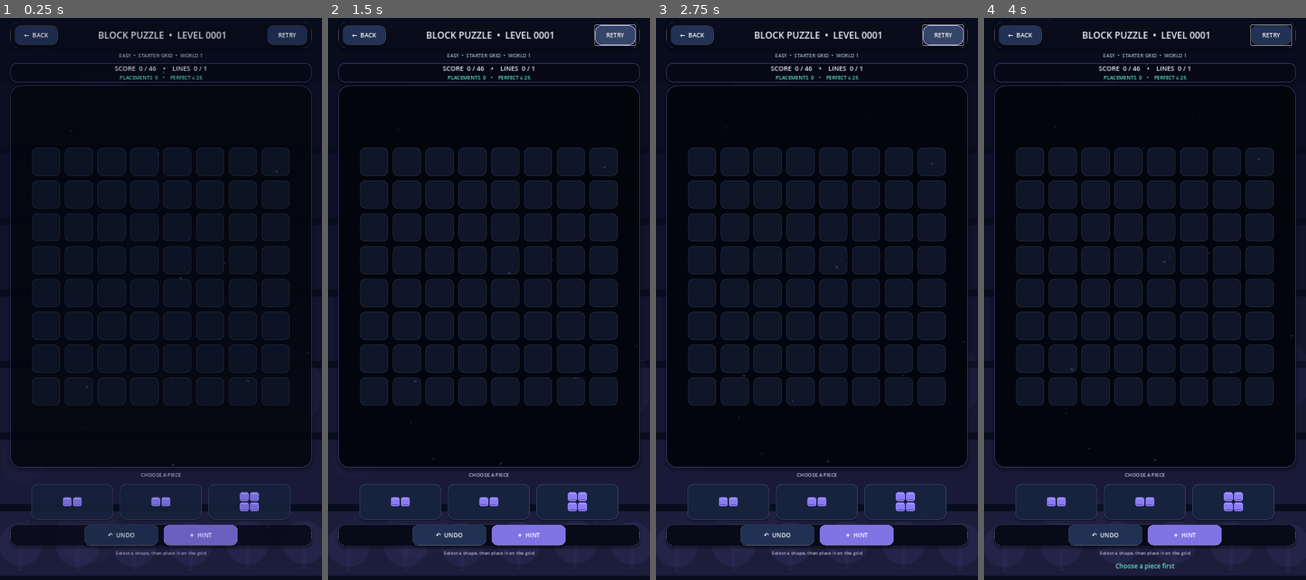
Above: before the commit, frames 1-4 (left to right).
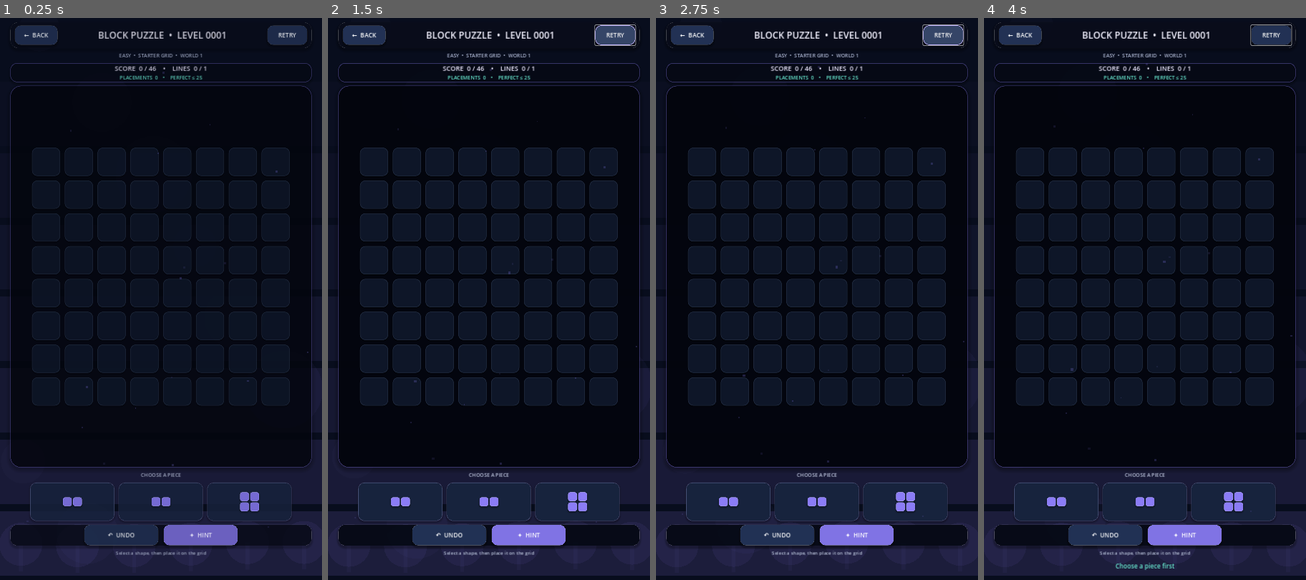
Above: after the commit, the same moments.

Repository: eghosa001/unjam
Game: Godot game, scene res://scenes/BlockPuzzle.tscn
The game is run twice, just before and just after one commit, with the same random seed, the same clock (stepped at 60 frames per second) and the same inputs. This scene is started directly instead of the project's main scene.
Inputs (mouse positions are in pixels of both pictures, inside the frame that each line leads up to):
- Up to frame 1 (0.25 s): no input
- Up to frame 2 (1.5 s): click "RETRY" at 0.5 s; click "RETRY" at 1.25 s
- Up to frame 3 (2.75 s): click "RETRY" at 2 s
- Up to frame 4 (4 s): click (1029, 164) at 2.77 s; click (1061, 164) at 3.52 s

The runs differ from the first frame. In frame 1, 0.4% of the frame differs, in the area x 9-91%, y 82-90%; in frame 2, 0.5%; in frame 3, 0.5%; in frame 4, 0.5%.

Commit message:
Render Block Puzzle pieces reliably

Diff:
--- a/scripts/ui/block_piece_button.gd
+++ b/scripts/ui/block_piece_button.gd
@@ -1,32 +1,81 @@
 extends Button
 class_name BlockPieceButton
 
-var shape:Array=[]
-var selected:=false
-var used:=false
-var accent:=Color("8b7cf6")
-var hover:=0.0
+var shape: Array = []
+var selected := false
+var used := false
+var accent := Color("8b7cf6")
+var hover := false
 
-func configure(value:Array,is_selected:bool,color:=Color("8b7cf6"))->void:
- shape=value.duplicate();selected=is_selected;used=shape.is_empty();accent=color;text="";flat=true;focus_mode=Control.FOCUS_NONE;disabled=used;mouse_default_cursor_shape=Control.CURSOR_POINTING_HAND;queue_redraw()
-func _ready()->void:
- mouse_entered.connect(_hover.bind(true));mouse_exited.connect(_hover.bind(false));button_down.connect(func():scale=Vector2(0.96,0.96));button_up.connect(func():scale=Vector2.ONE)
-func _hover(on:bool)->void:
- var t:=create_tween();t.tween_property(self,"hover",1.0 if on else 0.0,0.12);t.tween_callback(queue_redraw)
-func _process(_d:float)->void:
- if hover>0.001 or selected:queue_redraw()
-func _draw()->void:
- var r:=Rect2(Vector2(5,5),size-Vector2(10,10));_box(Rect2(r.position+Vector2(0,6),r.size),Color(0,0,0,0.25),22);_box(r,Color("17233d") if not selected else Color("342b68"),22)
- _border(r,Color("67e8cf") if selected else Color(0.7,0.74,1,0.18+hover*0.22),22,3 if selected else 2)
- if used:
-  draw_string(ThemeDB.fallback_font,r.get_center()+Vector2(-24,6),"USED",HORIZONTAL_ALIGNMENT_LEFT,-1,16,Color(0.55,0.59,0.68));return
- var mx:=0;var my:=0
- for p in shape:mx=maxi(mx,p.x);my=maxi(my,p.y)
- var block:=minf(34.0,minf((r.size.x-42.0)/float(mx+1),(r.size.y-34.0)/float(my+1)))
- var total:=Vector2((mx+1)*block,(my+1)*block);var origin:=r.get_center()-total*0.5
- for p in shape:
-  var q:=Rect2(origin+Vector2(p.x,p.y)*block+Vector2(2,2),Vector2(block-4,block-4));_box(q,accent,7);draw_line(q.position+Vector2(5,5),Vector2(q.end.x-5,q.position.y+5),accent.lightened(0.3),2,true);draw_line(Vector2(q.position.x+5,q.end.y-5),q.end-Vector2(5,5),accent.darkened(0.25),2,true)
-func _box(r:Rect2,c:Color,rad:int)->void:
- var s:=StyleBoxFlat.new();s.bg_color=c;s.corner_radius_top_left=rad;s.corner_radius_top_right=rad;s.corner_radius_bottom_left=rad;s.corner_radius_bottom_right=rad;draw_style_box(s,r)
-func _border(r:Rect2,c:Color,rad:int,w:int)->void:
- var s:=StyleBoxFlat.new();s.bg_color=Color.TRANSPARENT;s.corner_radius_top_left=rad;s.corner_radius_top_right=rad;s.corner_radius_bottom_left=rad;s.corner_radius_bottom_right=rad;s.border_width_left=w;s.border_width_right=w;s.border_width_top=w;s.border_width_bottom=w;s.border_color=c;draw_style_box(s,r)
+func configure(value: Array, is_selected: bool, color := Color("8b7cf6")) -> void:
+	shape = value.duplicate()
+	selected = is_selected
+	used = shape.is_empty()
+	accent = color
+	text = "USED" if used else ""
+	focus_mode = Control.FOCUS_NONE
+	disabled = used
+	mouse_default_cursor_shape = Control.CURSOR_POINTING_HAND
+	_update_style()
+	call_deferred("_render_shape")
+
+func _ready() -> void:
+	mouse_entered.connect(_set_hover.bind(true))
+	mouse_exited.connect(_set_hover.bind(false))
+	button_down.connect(func(): scale = Vector2(0.97, 0.97))
+	button_up.connect(func(): scale = Vector2.ONE)
+	resized.connect(_render_shape)
+
+func _set_hover(value: bool) -> void:
+	hover = value
+	_update_style()
+
+func _update_style() -> void:
+	var normal := _style(Color("342b68") if selected else Color("17233d"), Color("67e8cf") if selected else Color(0.7, 0.74, 1.0, 0.32 if hover else 0.18), 3 if selected else 2)
+	add_theme_stylebox_override("normal", normal)
+	add_theme_stylebox_override("hover", _style(Color("28365a"), Color("67e8cf"), 2))
+	add_theme_stylebox_override("pressed", _style(Color("2f2861"), Color.WHITE, 2))
+	add_theme_stylebox_override("disabled", _style(Color("111a2c"), Color(0.4, 0.45, 0.55, 0.18), 1))
+	add_theme_color_override("font_color", Color("9aa5b8"))
+	add_theme_color_override("font_disabled_color", Color("68758a"))
+	add_theme_font_size_override("font_size", 16)
+
+func _render_shape() -> void:
+	for child in get_children():
+		if child.has_meta("piece_cell"):
+			child.queue_free()
+	if used or shape.is_empty():
+		return
+	var max_x := 0
+	var max_y := 0
+	for point in shape:
+		max_x = maxi(max_x, int(point.x))
+		max_y = maxi(max_y, int(point.y))
+	var cell := minf(34.0, minf((size.x - 44.0) / float(max_x + 1), (size.y - 36.0) / float(max_y + 1)))
+	var total := Vector2((max_x + 1) * cell, (max_y + 1) * cell)
+	var origin := (size - total) * 0.5
+	for point in shape:
+		var block := Panel.new()
+		block.set_meta("piece_cell", true)
+		block.mouse_filter = Control.MOUSE_FILTER_IGNORE
+		block.position = origin + Vector2(int(point.x), int(point.y)) * cell + Vector2(2, 2)
+		block.size = Vector2(cell - 4, cell - 4)
+		block.add_theme_stylebox_override("panel", _style(accent, accent.lightened(0.28), 1, 7))
+		add_child(block)
+
+func _style(background: Color, border: Color, width: int, radius: int = 22) -> StyleBoxFlat:
+	var style := StyleBoxFlat.new()
+	style.bg_color = background
+	style.corner_radius_top_left = radius
+	style.corner_radius_top_right = radius
+	style.corner_radius_bottom_left = radius
+	style.corner_radius_bottom_right = radius
+	style.border_width_left = width
+	style.border_width_right = width
+	style.border_width_top = width
+	style.border_width_bottom = width
+	style.border_color = border
+	style.shadow_color = Color(0, 0, 0, 0.22)
+	style.shadow_size = 5
+	style.shadow_offset = Vector2(0, 4)
+	return style
